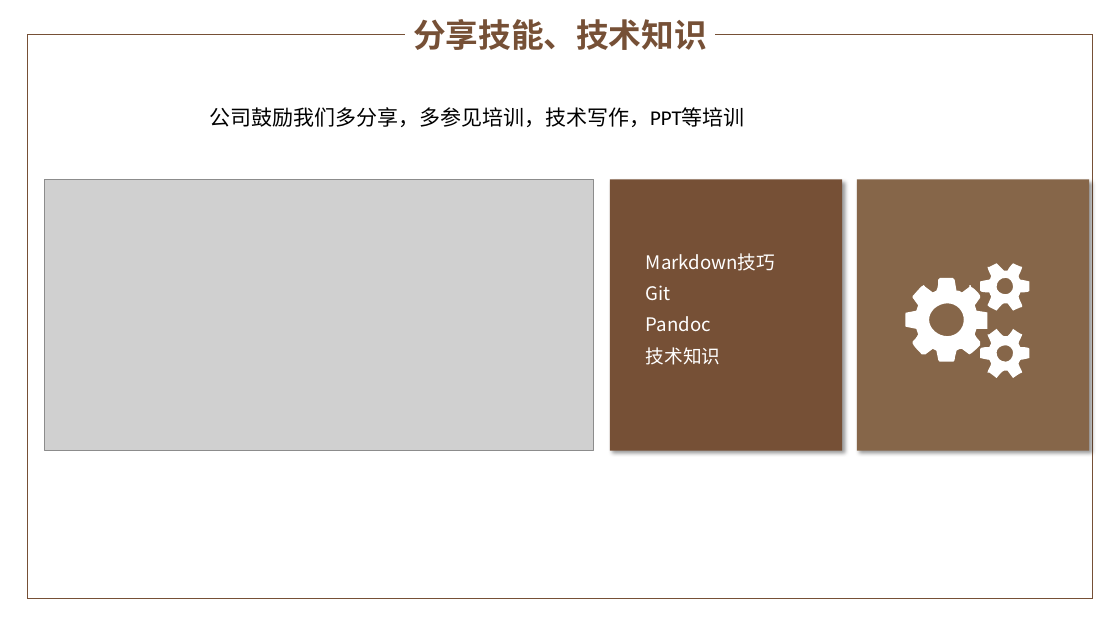
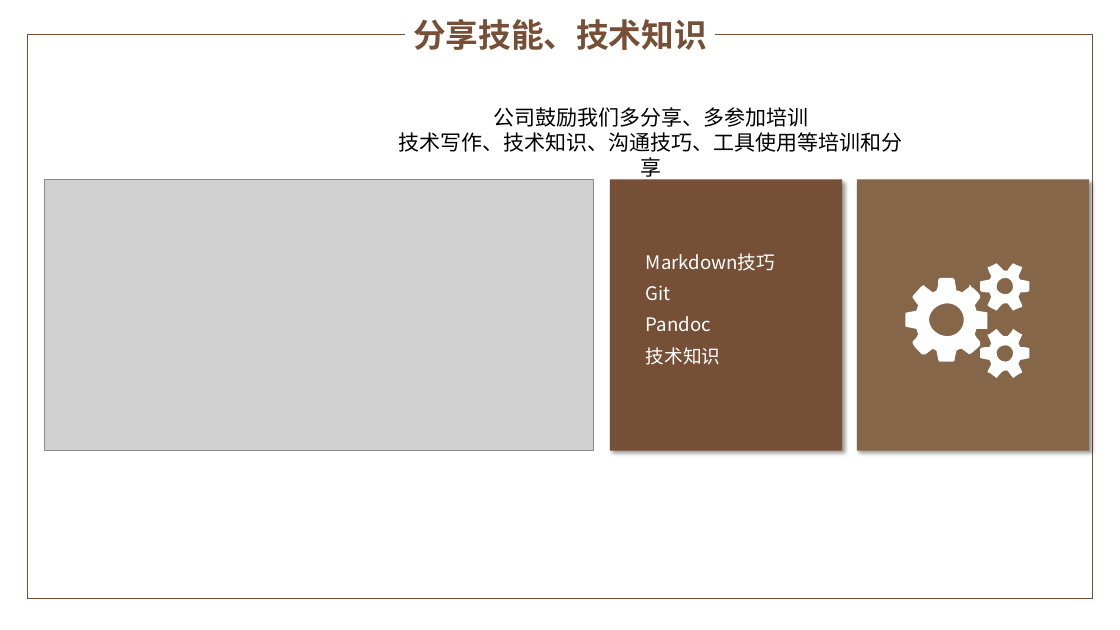
Before and after one commit to yaoyaodu/materials, a slide deck: slide 20 of docs/工具使用篇/绘图截图/PPT/1 素雅简约通用PPT模板.pptx. Drawn at 1120x630 pixels with LibreOffice and Linux fonts; fonts in the diff are those of the drawing; grey boxes stand for pictures; background and template pictures are left out. Boxes give left, top, right and bottom in pixels: in the first picture for what was removed or moved away, otherwise in the second. Text is boxed around its words. In the diff, an @@ line names an element or a change of style, - is before the commit and + after.

```diff
--- a/docs/工具使用篇/绘图截图/PPT/1 素雅简约通用PPT模板.pptx
+++ b/docs/工具使用篇/绘图截图/PPT/1 素雅简约通用PPT模板.pptx
@@ text at (x1=399, y1=107, x2=903, y2=180): text changed @@
-公司鼓励我们多分享，多参见培训，技术写作，PPT等培训
+公司鼓励我们多分享、多参加培训
+技术写作、技术知识、沟通技巧、工具使用等培训和分享
```
Also in this commit, not shown: 16 other slides changed, 7 slides added, 10 slides removed, 6 other files.
